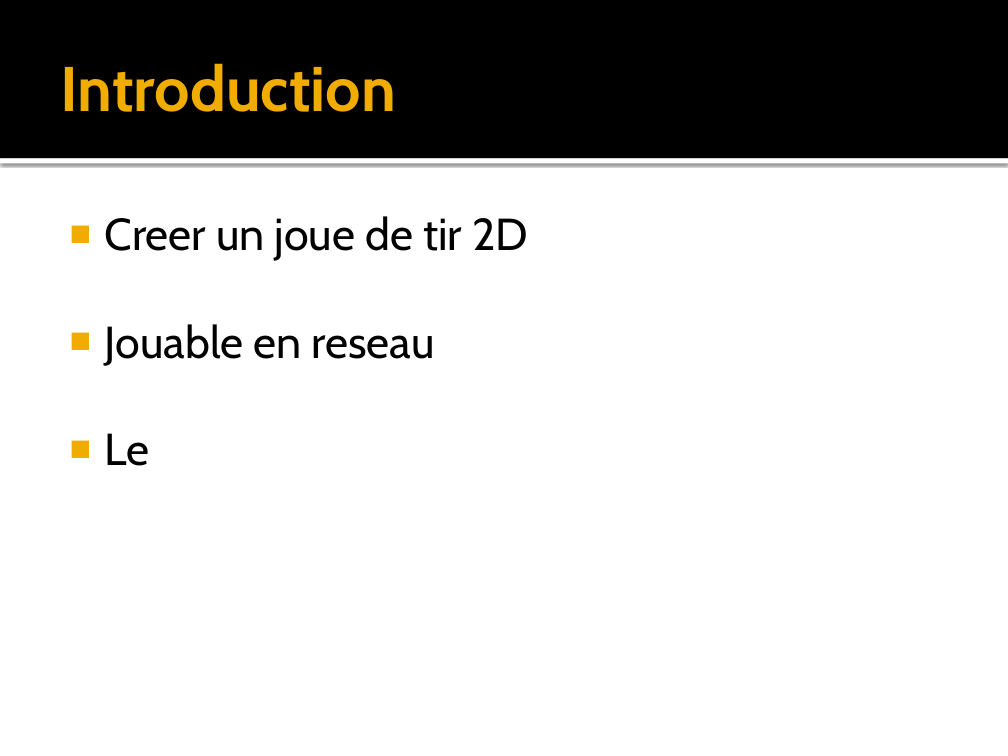
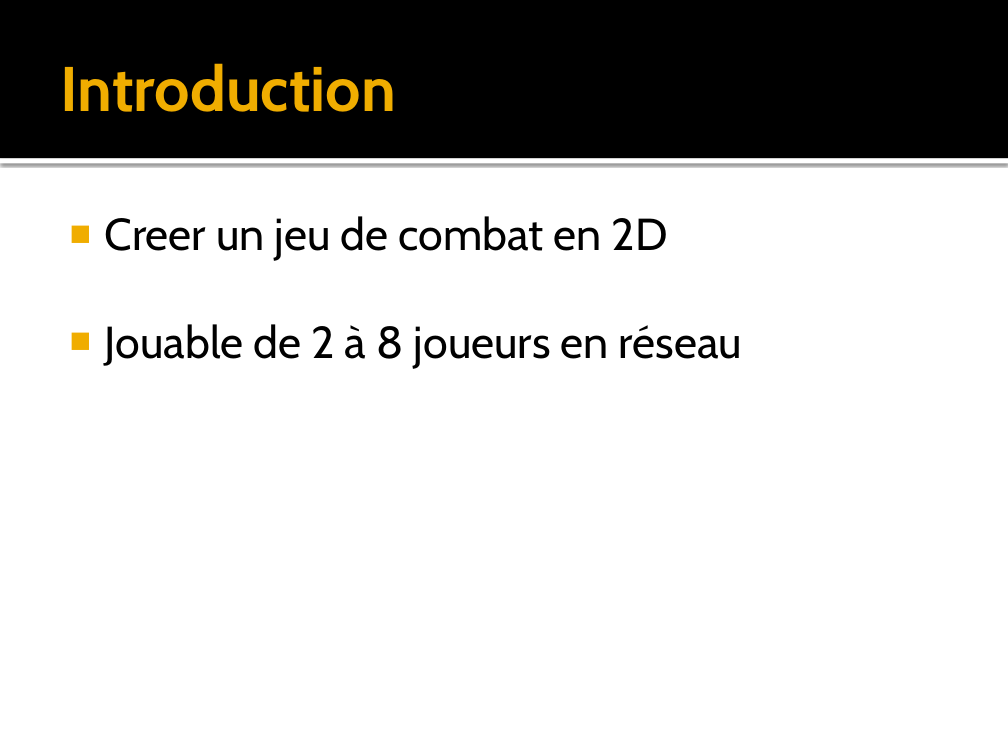
Before and after one commit to jonesbusy/killerbox, a slide deck: slide 3 of Documentation/presentation.pptx. Drawn at 1008x756 pixels with LibreOffice and Linux fonts; fonts in the diff are those of the drawing. Boxes give left, top, right and bottom in pixels: in the first picture for what was removed or moved away, otherwise in the second. Text is boxed around its words. In the diff, an @@ line names an element or a change of style, - is before the commit and + after.

```diff
--- a/Documentation/presentation.pptx
+++ b/Documentation/presentation.pptx
@@ text at (105,216,742,368): text changed @@
-■ Creer un joue de tir 2D
-■ Jouable en reseau
-■ Le
+■ Creer un jeu de combat en 2D
+■ Jouable de 2 à 8 joueurs en réseau
```
Also in this commit, not shown: 3 other slides changed, 6 other files.
